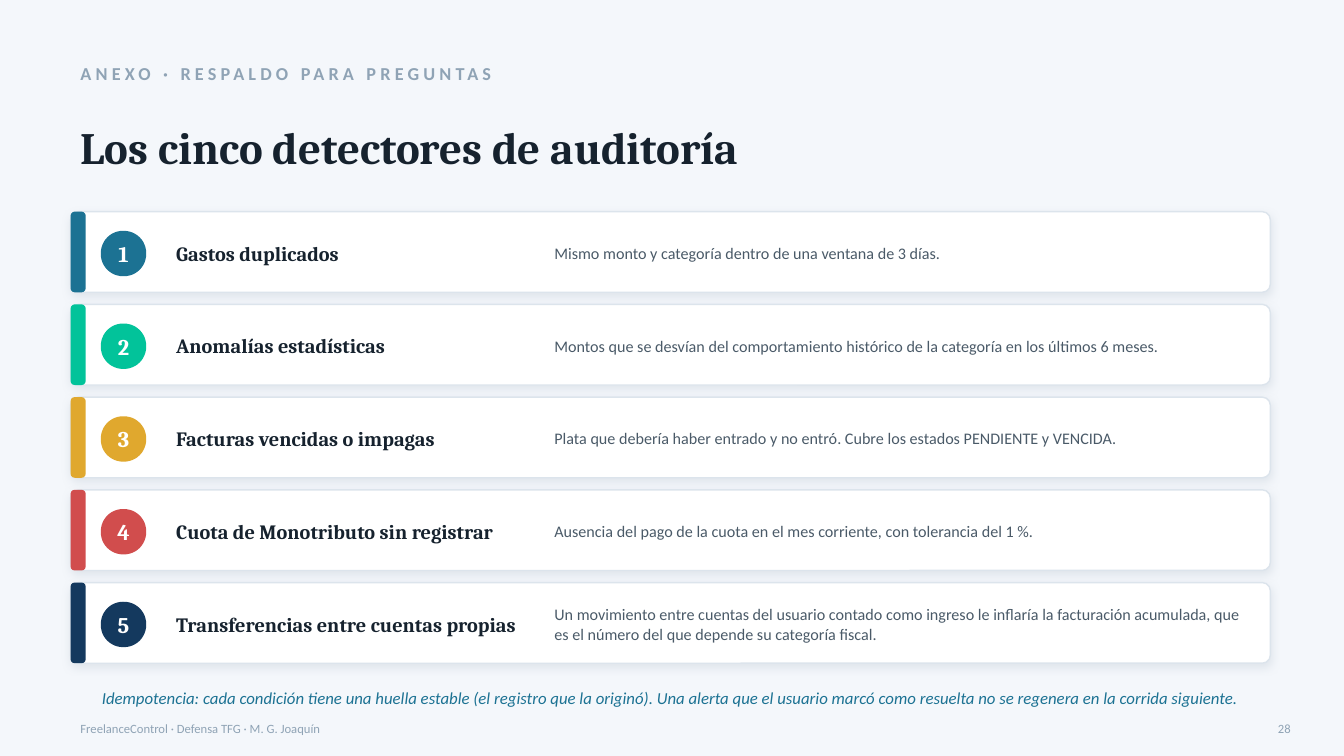
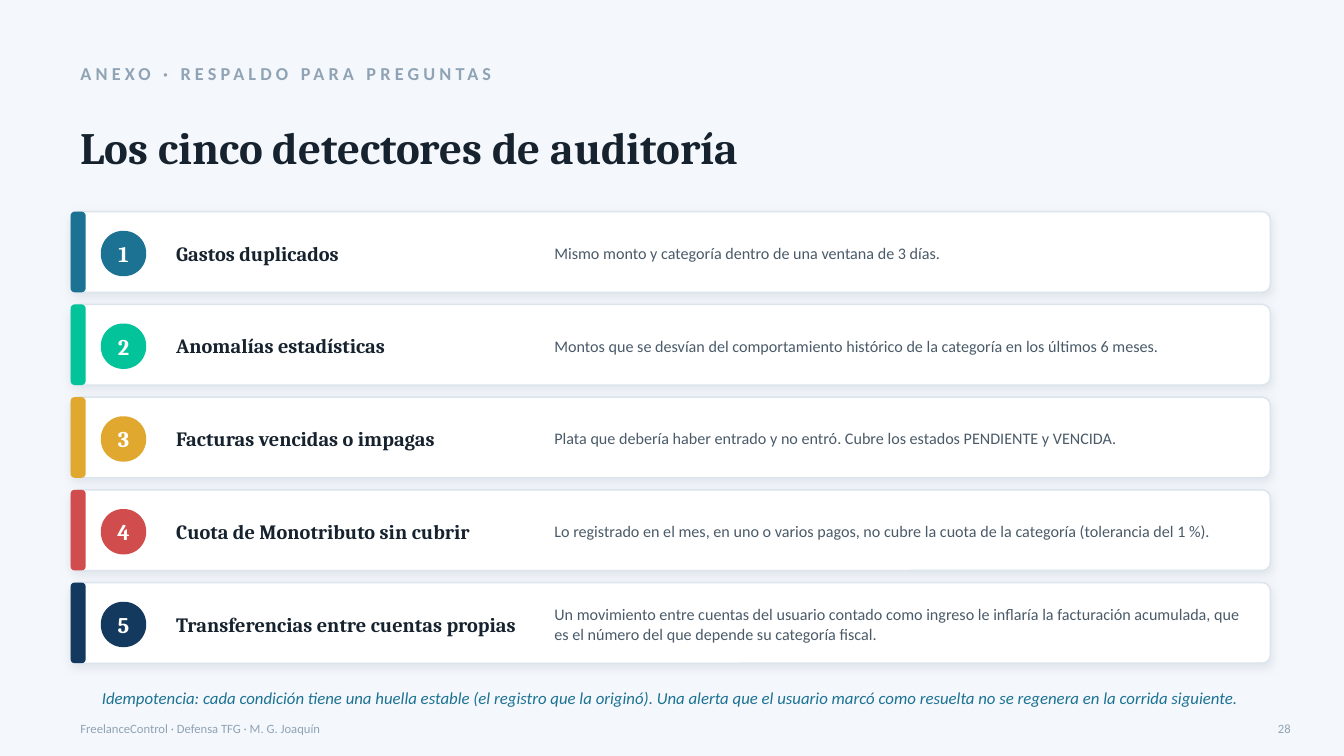
Before and after one commit to marcosjoaquin19/tfg-gestion-financiera-freelancers, a slide deck: slide 28 of defensa_final/slides/FreelanceControl_Defensa_Final.pptx. Drawn at 1344x756 pixels with LibreOffice and Linux fonts; fonts in the diff are those of the drawing. Boxes give left, top, right and bottom in pixels: in the first picture for what was removed or moved away, otherwise in the second. Text is boxed around its words. In the diff, an @@ line names an element or a change of style, - is before the commit and + after.

```diff
--- a/defensa_final/slides/FreelanceControl_Defensa_Final.pptx
+++ b/defensa_final/slides/FreelanceControl_Defensa_Final.pptx
@@ text at <box>176,525,470,540</box>: text changed @@
-Cuota de Monotributo sin registrar
+Cuota de Monotributo sin cubrir
@@ text at <box>554,525,1185,540</box>: text changed @@
-Ausencia del pago de la cuota en el mes corriente, con tolerancia del 1 %.
+Lo registrado en el mes, en uno o varios pagos, no cubre la cuota de la categoría (tolerancia del 1 %).
```
Also in this commit, not shown: 15 other slides changed, 1 slide added, 1 slide removed, 4 other files.
